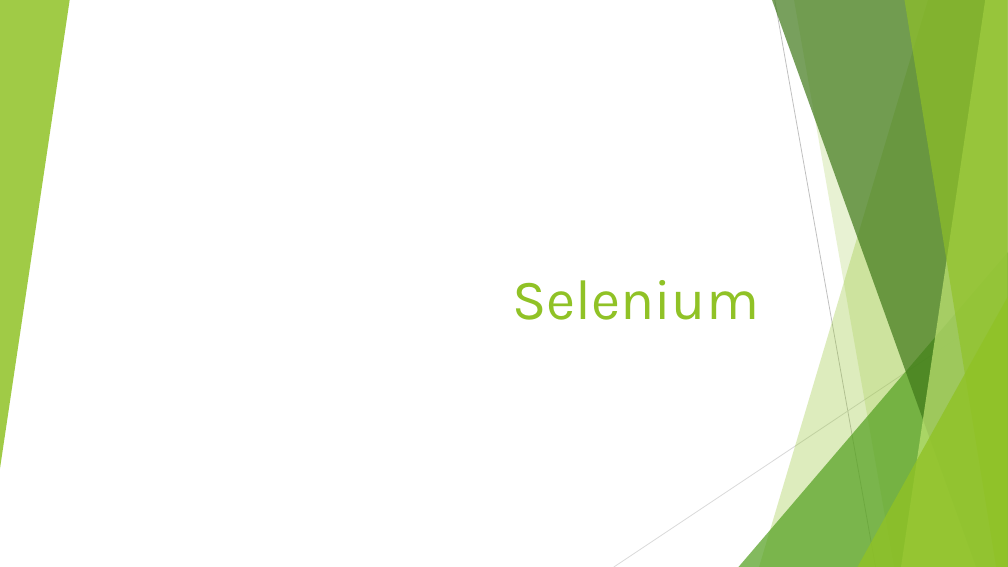
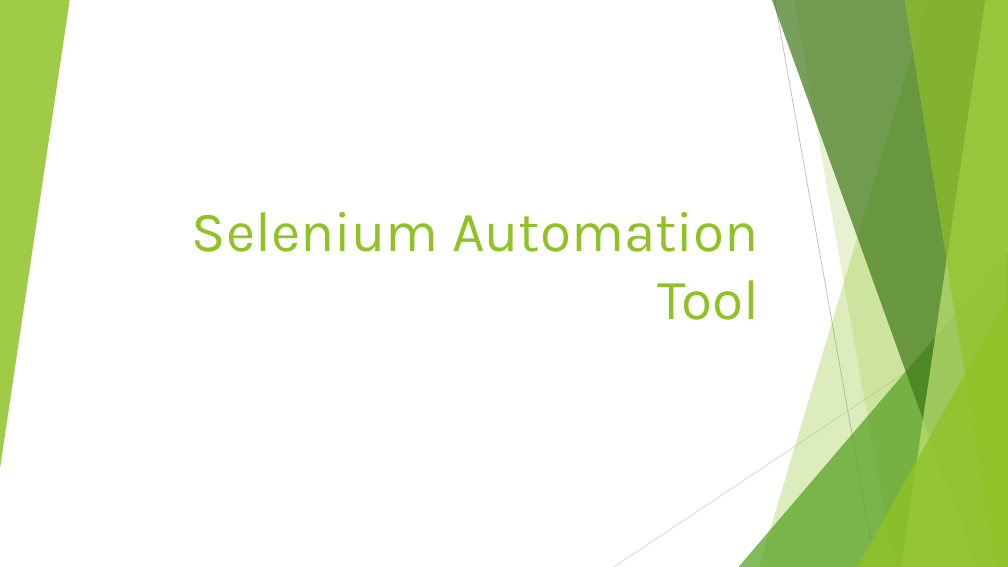
Before and after one commit to skp599/MyFirstProject, a slide deck: slide 1 of Selenium.pptx. Drawn at 1008x567 pixels with LibreOffice and Linux fonts; fonts in the diff are those of the drawing. Boxes give left, top, right and bottom in pixels: in the first picture for what was removed or moved away, otherwise in the second. Text is boxed around its words. In the diff, an @@ line names an element or a change of style, - is before the commit and + after.

Commit message:
Updated Document in local branch

```diff
--- a/Selenium.pptx
+++ b/Selenium.pptx
@@ title at box(192, 212, 759, 320): text changed @@
-Selenium
+Selenium Automation Tool
```
